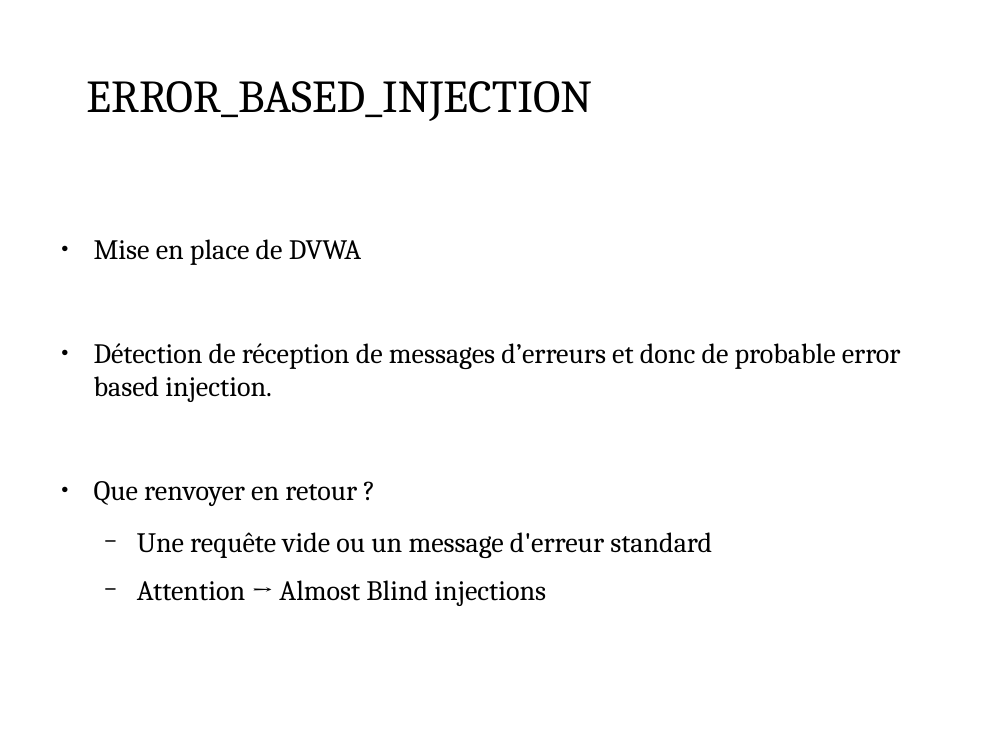
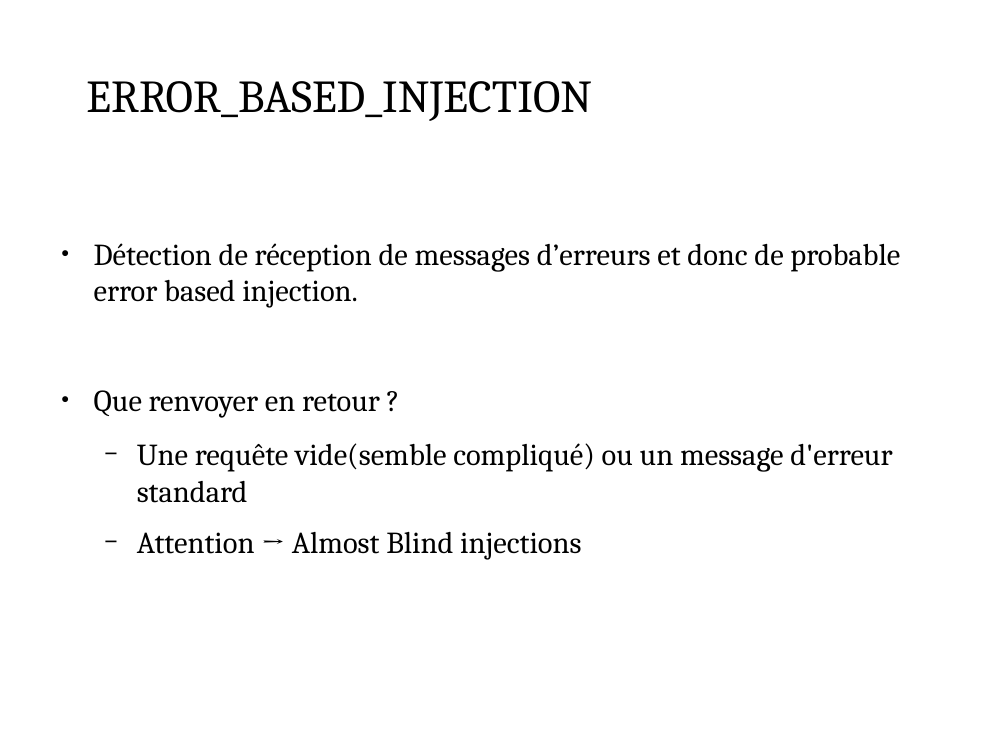
Before and after one commit to Kertek/projet_dbf, a slide deck: slide 5 of gestion_de_projet/Reunions/Presentation_5_04052017_CASSIOPEE_DBF.odp (slide 4 before the commit). Drawn at 1008x756 pixels with LibreOffice and Linux fonts; fonts in the diff are those of the drawing; background and template pictures are left out. Boxes give left, top, right and bottom in pixels: in the first picture for what was removed or moved away, otherwise in the second. Text is boxed around its words. In the diff, an @@ line names an element or a change of style, - is before the commit and + after.

Commit message:
update slides

```diff
--- a/gestion_de_projet/Reunions/Presentation_5_04052017_CASSIOPEE_DBF.odp
+++ b/gestion_de_projet/Reunions/Presentation_5_04052017_CASSIOPEE_DBF.odp
@@ text at (94, 239, 361, 265): paragraph removed @@
-● Mise en place de DVWA
@@ text at (94, 243, 900, 560): size 22.1 to 24.1 pt in "Détection de réception de messages d’erreurs et ...", "Que renvoyer en retour ?", "Attention → Almost Blind injections" @@
@@ text at (137, 443, 892, 503): text changed; size 22.1 to 24.1 pt @@
-  − Une requête vide ou un message d'erreur standard
+  − Une requête vide(semble compliqué) ou un message d'erreur standard
```
Also in this commit, not shown: 1 other slide changed, 1 slide added, 1 other file.
